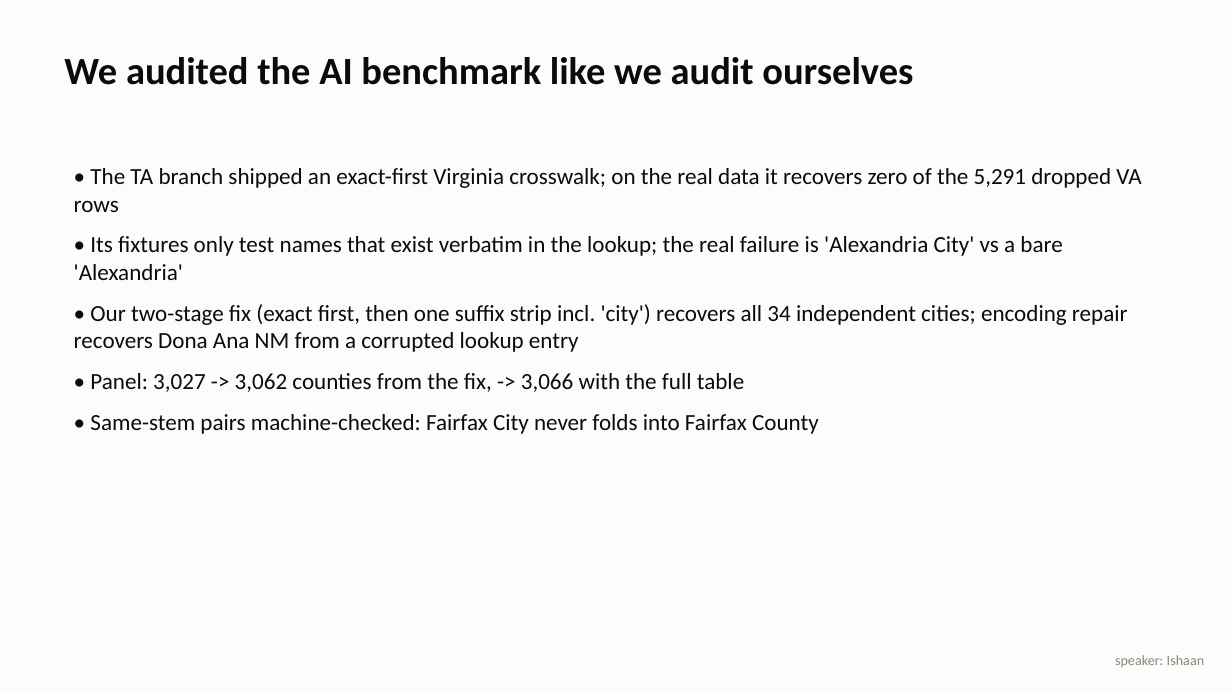
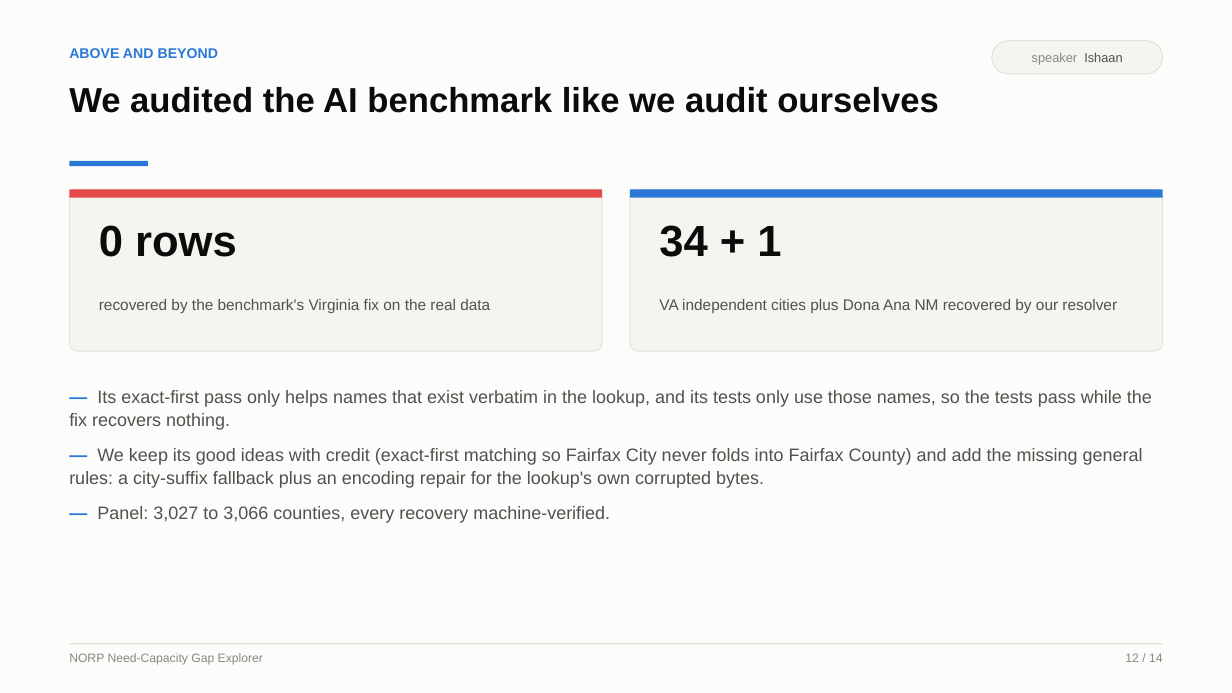
Before and after one commit to ishaanbhardwaj2003/NORP-Food-Assistance-Need-Capacity-Gap-Explorer, a slide deck: slide 12 of presentation/NORP_Final_Presentation.pptx. Drawn at 1232x693 pixels with LibreOffice and Linux fonts; fonts in the diff are those of the drawing. Boxes give left, top, right and bottom in pixels: in the first picture for what was removed or moved away, otherwise in the second. Text is boxed around its words. In the diff, an @@ line names an element or a change of style, - is before the commit and + after.

```diff
--- a/presentation/NORP_Final_Presentation.pptx
+++ b/presentation/NORP_Final_Presentation.pptx
@@ text added at bbox=[69, 48, 218, 58], 11 pt, text #2A78D6, bold @@
+ABOVE AND BEYOND
@@ rounded rectangle "speaker Ishaan": place and size @@
-rounded rectangle "speaker Ishaan" at bbox=[1115, 655, 1204, 667]
+rounded rectangle "speaker Ishaan" at bbox=[992, 41, 1163, 74]
@@ rounded rectangle "speaker Ishaan" at bbox=[992, 41, 1163, 74]: vertical alignment top to middle; fill none to #F5F4EF; outline none to #E1E0D9 0.75 pt @@
@@ text in rounded rectangle at bbox=[1032, 52, 1122, 65]: text changed; size 11 to 10 pt; font Calibri to Arial @@
-speaker: Ishaan
+speaker Ishaan
@@ text "We audited the AI benchmark ...": place and size @@
-text "We audited the AI benchmark ..." at bbox=[64, 57, 913, 85]
+text "We audited the AI benchmark ..." at bbox=[69, 87, 939, 113]
@@ text "We audited the AI benchmark ..." at bbox=[69, 87, 939, 113]: size 30 to 27 pt, font Calibri to Arial @@
@@ rectangle added at bbox=[69, 161, 148, 166], fill #2A78D6 @@
@@ text removed at bbox=[74, 168, 1141, 434] @@
-• The TA branch shipped an exact-first Virginia crosswalk; on the real data it recovers zero of the 5,291 dropped VA rows
-• Its fixtures only test names that exist verbatim in the lookup; the real failure is 'Alexandria City' vs a bare 'Alexandria'
-• Our two-stage fix (exact first, then one suffix strip incl. 'city') recovers all 34 independent cities; encoding repair recovers Dona Ana NM from a corrupted lookup entry
-• Panel: 3,027 -> 3,062 counties from the fix, -> 3,066 with the full table
-• Same-stem pairs machine-checked: Fairfax City never folds into Fairfax County
@@ rounded rectangle added at bbox=[69, 189, 603, 351], fill #F5F4EF, outline #E1E0D9 0.75 pt @@
@@ rectangle added at bbox=[69, 189, 603, 198], fill #E34948 @@
@@ rounded rectangle added at bbox=[630, 189, 1164, 351], fill #F5F4EF, outline #E1E0D9 0.75 pt @@
@@ rectangle added at bbox=[630, 189, 1164, 198], fill #2A78D6 @@
@@ text added at bbox=[99, 225, 237, 257], 34 pt, text #0B0B0B, bold @@
+0 rows
@@ text added at bbox=[659, 225, 781, 257], 34 pt, text #0B0B0B, bold @@
+34 + 1
@@ text added at bbox=[99, 299, 490, 313], 12 pt, text #52514E @@
+recovered by the benchmark's Virginia fix on the real data
@@ text added at bbox=[659, 299, 1117, 313], 12 pt, text #52514E @@
+VA independent cities plus Dona Ana NM recovered by our resolver
@@ text added at bbox=[69, 390, 1152, 523], 14 pt, text #52514E @@
+— Its exact-first pass only helps names that exist verbatim in the lookup, and its tests only use those names, so the tests pass while the fix recovers nothing.
+— We keep its good ideas with credit (exact-first matching so Fairfax City never folds into Fairfax County) and add the missing general rules: a city-suffix fallback plus an encoding repair for the lookup's own corrupted bytes.
+— Panel: 3,027 to 3,066 counties, every recovery machine-verified.
@@ rectangle added at bbox=[69, 643, 1163, 644], fill #E1E0D9 @@
@@ text added at bbox=[69, 653, 263, 665], 9.5 pt, text #898781 @@
+NORP Need-Capacity Gap Explorer
@@ text added at bbox=[1125, 653, 1163, 662], 9.5 pt, text #898781 @@
+12 / 14
```
Also in this commit, not shown: 7 other slides changed, 6 slides added, 6 slides removed, 1 other file.
